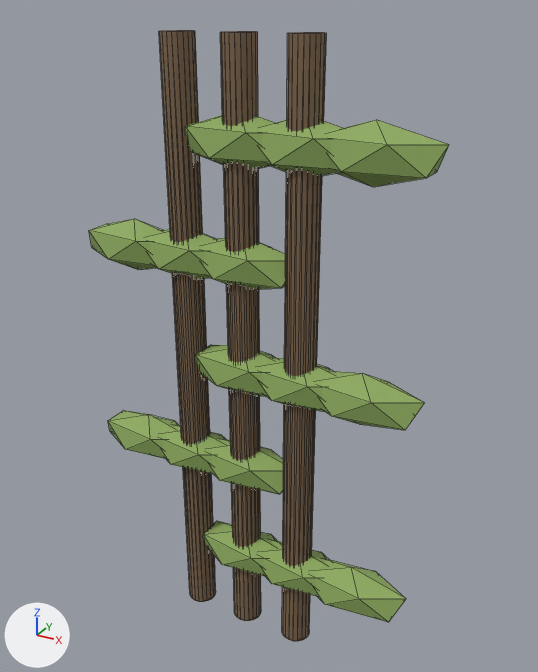
Renders of the glTF model assets/models/flora/flora-vine-ladder/flora-vine-ladder_variant_b.glb from each side of a commit.
Before and after are seen from a 50 mm camera at (1.54, -2.57, 2.88) aimed at (0.07, 0.11, 1.54). The lights are fixed; the arrows at lower left show +X, +Y and +Z. The older version comes first. Mesh edges are drawn as thin lines. Objects named as collision shapes, trigger or cutter boxes, shadow casters or lower levels of detail are left out. Where no turn or scale is listed for an object, it has been applied to the vertices. Vertices at exactly the same position are counted once.

The older version as bpy lines, for what is in view:
```python
ob_vine_leaf_002 = bpy.data.objects.new('Vine leaf.002', me_icosphere_3145)
ob_vine_leaf_002.location = (0.0, 0.0, 1.4)
ob_vine_leaf_004 = bpy.data.objects.new('Vine leaf.004', me_icosphere_3147)
ob_vine_leaf_004.location = (0.0, 0.0, 2.4)
ob_vine_leaf_005 = bpy.data.objects.new('Vine leaf.005', me_icosphere_3148)
ob_vine_leaf_005.location = (0.28, 0.0, 0.4)
ob_vine_leaf_009 = bpy.data.objects.new('Vine leaf.009', me_icosphere_3152)
ob_vine_leaf_009.location = (0.28, 0.0, 2.4)
ob_vine_leaf_010 = bpy.data.objects.new('Vine leaf.010', me_icosphere_3153)
ob_vine_leaf_010.location = (0.56, 0.0, 0.4)
ob_vine_leaf_011 = bpy.data.objects.new('Vine leaf.011', me_icosphere_3154)
ob_vine_leaf_011.location = (0.0, 0.0, 0.9)
ob_vine_leaf_012 = bpy.data.objects.new('Vine leaf.012', me_icosphere_3155)
ob_vine_leaf_012.location = (0.56, 0.0, 1.4)
ob_vine_leaf_013 = bpy.data.objects.new('Vine leaf.013', me_icosphere_3156)
ob_vine_leaf_013.location = (0.0, 0.0, 1.9)
ob_vine_leaf_014 = bpy.data.objects.new('Vine leaf.014', me_icosphere_3157)
ob_vine_leaf_014.location = (0.56, 0.0, 2.4)
# also in view: 'Vine stem.002' at (0.28, 0.0, 1.4); 'Vine leaf.001' at (-0.56, 0.0, 0.9); 'Vine stem' at (-0.28, 0.0, 1.4); 'Vine leaf.007' at (0.28, 0.0, 1.4); 'Vine leaf.006' at (-0.28, 0.0, 0.9)
```
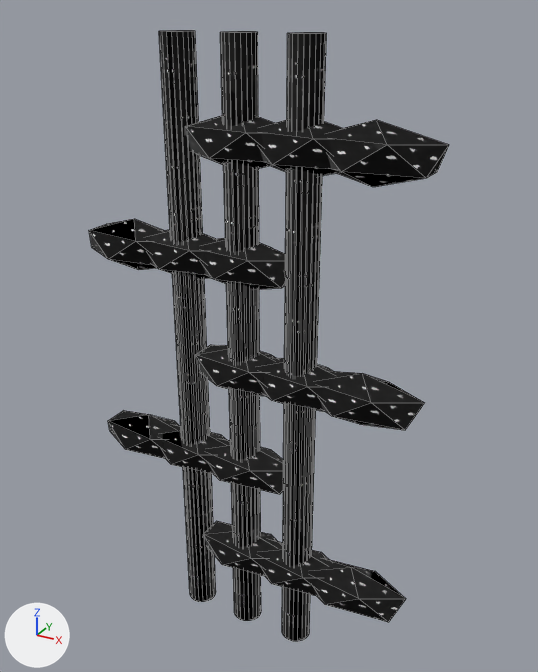
The newer file is also turned or shifted as a whole; pictures and numbers use the older file's frame.

Edits to the bpy script that builds the scene:
```text
Change mat_alien_leaf:
    remove # nodes: BsdfPrincipled, OutputMaterial
    remove # colours: green #90ad61
    nodes: BsdfPrincipled, Math, NormalMap, OutputMaterial, SeparateColor, TexImage x3
    uses the picture img_organic_albedo
    uses the picture img_organic_height
    uses the picture img_organic_roughness
Change mat_alien_bark:
    remove # nodes: BsdfPrincipled, OutputMaterial
    remove # colours: brown #816950
    nodes: BsdfPrincipled, Math, NormalMap, OutputMaterial, SeparateColor, TexImage x3
    uses the picture img_metal_albedo
    uses the picture img_metal_height
    uses the picture img_metal_roughness
Change me_icosphere_3143:
    remove me_icosphere_3143.from_pydata(...)  # 12 vertices, 20 faces; spans x -0.268..0.268, y -0.102..0.102, z -0.12..0.12
    add me_icosphere_3143.from_pydata(...)  # 12 vertices, 20 faces; spans x 0.012..0.548, y -0.102..0.102, z -0.12..0.12
    me_icosphere_3143 part 5: the whole mesh is moved by (0.28, 0.0, 0.0)
Change me_icosphere_3144:
    remove me_icosphere_3144.from_pydata(...)  # 12 vertices, 20 faces; spans x -0.268..0.268, y -0.102..0.102, z -0.12..0.12
    add me_icosphere_3144.from_pydata(...)  # 12 vertices, 20 faces; spans x 0.292..0.828, y -0.102..0.102, z -0.62..-0.38
    me_icosphere_3144 part 1: the whole mesh is moved by (0.56, 0.0, -0.5)
Change me_icosphere_3145:
    remove me_icosphere_3145.from_pydata(...)  # 12 vertices, 20 faces; spans x -0.268..0.268, y -0.102..0.102, z -0.12..0.12
    add me_icosphere_3145.from_pydata(...)  # 12 vertices, 20 faces; spans x 0.012..0.548, y -0.102..0.102, z -0.12..0.12
    me_icosphere_3145 part 7: the whole mesh is moved by (0.28, 0.0, 0.0)
Change me_icosphere_3146:
    remove me_icosphere_3146.from_pydata(...)  # 12 vertices, 20 faces; spans x -0.268..0.268, y -0.102..0.102, z -0.12..0.12
    add me_icosphere_3146.from_pydata(...)  # 12 vertices, 20 faces; spans x 0.292..0.828, y -0.102..0.102, z -0.62..-0.38
    me_icosphere_3146 part 3: the whole mesh is moved by (0.56, 0.0, -0.5)
Change me_icosphere_3148:
    remove me_icosphere_3148.from_pydata(...)  # 12 vertices, 20 faces; spans x -0.268..0.268, y -0.102..0.102, z -0.12..0.12
    add me_icosphere_3148.from_pydata(...)  # 12 vertices, 20 faces; spans x 0.012..0.548, y -0.102..0.102, z -0.12..0.12
    me_icosphere_3148 part 9: the whole mesh is moved by (0.28, 0.0, 0.0)
Change me_icosphere_3149:
    remove me_icosphere_3149.from_pydata(...)  # 12 vertices, 20 faces; spans x -0.268..0.268, y -0.102..0.102, z -0.12..0.12
    add me_icosphere_3149.from_pydata(...)  # 12 vertices, 20 faces; spans x -0.548..-0.012, y -0.102..0.102, z -0.12..0.12
    me_icosphere_3149 part 2: the whole mesh is moved by (-0.28, 0.0, 0.0)
Change me_icosphere_3150:
    remove me_icosphere_3150.from_pydata(...)  # 12 vertices, 20 faces; spans x -0.268..0.268, y -0.102..0.102, z -0.12..0.12
    add me_icosphere_3150.from_pydata(...)  # 12 vertices, 20 faces; spans x -0.548..-0.012, y -0.102..0.102, z -0.62..-0.38
    me_icosphere_3150 part 10: the whole mesh is moved by (-0.28, 0.0, -0.5)
Change me_icosphere_3151:
    remove me_icosphere_3151.from_pydata(...)  # 12 vertices, 20 faces; spans x -0.268..0.268, y -0.102..0.102, z -0.12..0.12
    add me_icosphere_3151.from_pydata(...)  # 12 vertices, 20 faces; spans x -0.548..-0.012, y -0.102..0.102, z -0.12..0.12
    me_icosphere_3151 part 4: the whole mesh is moved by (-0.28, 0.0, 0.0)
Change me_icosphere_3153:
    remove me_icosphere_3153.from_pydata(...)  # 12 vertices, 20 faces; spans x -0.268..0.268, y -0.102..0.102, z -0.12..0.12
    add me_icosphere_3153.from_pydata(...)  # 12 vertices, 20 faces; spans x -0.268..0.268, y -0.102..0.102, z 1.88..2.12
    me_icosphere_3153 part 12: the whole mesh is moved by (0.0, 0.0, 2.0)
Change me_icosphere_3154:
    remove me_icosphere_3154.from_pydata(...)  # 12 vertices, 20 faces; spans x -0.268..0.268, y -0.102..0.102, z -0.12..0.12
    add me_icosphere_3154.from_pydata(...)  # 12 vertices, 20 faces; spans x -0.548..-0.012, y -0.102..0.102, z -0.12..0.12
    me_icosphere_3154 part 6: the whole mesh is moved by (-0.28, 0.0, 0.0)
Change me_icosphere_3156:
    remove me_icosphere_3156.from_pydata(...)  # 12 vertices, 20 faces; spans x -0.268..0.268, y -0.102..0.102, z -0.12..0.12
    add me_icosphere_3156.from_pydata(...)  # 12 vertices, 20 faces; spans x -0.548..-0.012, y -0.102..0.102, z -0.12..0.12
    me_icosphere_3156 part 8: the whole mesh is moved by (-0.28, 0.0, 0.0)
Change me_icosphere_3157:
    remove me_icosphere_3157.from_pydata(...)  # 12 vertices, 20 faces; spans x -0.268..0.268, y -0.102..0.102, z -0.12..0.12
    add me_icosphere_3157.from_pydata(...)  # 12 vertices, 20 faces; spans x -0.828..-0.292, y -0.102..0.102, z -0.62..-0.38
    me_icosphere_3157 part 11: the whole mesh is moved by (-0.56, 0.0, -0.5)
```

Pixel boxes (x1, y1, x2, y2) of what changed, in the pictures (538 x 672 px):
'Vine stem.002', surface changed
    both: (282, 32, 327, 641)
'Vine stem', surface changed
    both: (159, 30, 216, 602)
'Vine stem.001', surface changed
    both: (220, 31, 261, 621)
'Vine leaf.010', surface changed, moved
    before: (315, 559, 406, 622)
    after: (328, 120, 449, 187)
'Vine leaf.014', surface changed, moved
    before: (328, 120, 449, 187)
    after: (203, 238, 286, 290)
'Vine leaf.005', surface changed, moved
    before: (262, 540, 328, 596)
    after: (315, 559, 406, 622)
'Vine leaf.013', surface changed, moved
    before: (203, 238, 286, 290)
    after: (149, 229, 216, 279)
'Vine leaf.003', surface changed, moved
    before: (89, 219, 163, 270)
    after: (195, 345, 276, 396)
'Vine leaf.007', surface changed, moved
    before: (261, 357, 333, 412)
    after: (210, 439, 284, 494)
'Vine leaf.002', surface changed, moved
    before: (195, 345, 276, 396)
    after: (261, 357, 333, 412)
'Vine leaf.008', surface changed, moved
    before: (149, 229, 216, 279)
    after: (89, 219, 163, 270)
'Vine leaf.012', surface changed (green to black)
    both: (320, 371, 424, 430)
'Vine leaf.011', surface changed, moved
    before: (210, 439, 284, 494)
    after: (162, 425, 227, 474)
'Vine leaf.001', surface changed, moved
    before: (108, 410, 178, 458)
    after: (203, 521, 277, 576)
'Vine leaf', surface changed, moved
    before: (203, 521, 277, 576)
    after: (262, 540, 328, 596)
'Vine leaf.006', surface changed, moved
    before: (162, 425, 227, 474)
    after: (108, 410, 178, 458)
'Vine leaf.009', surface changed (green to black)
    both: (260, 120, 342, 177)
'Vine leaf.004', surface changed (green to black)
    both: (185, 115, 274, 170)
